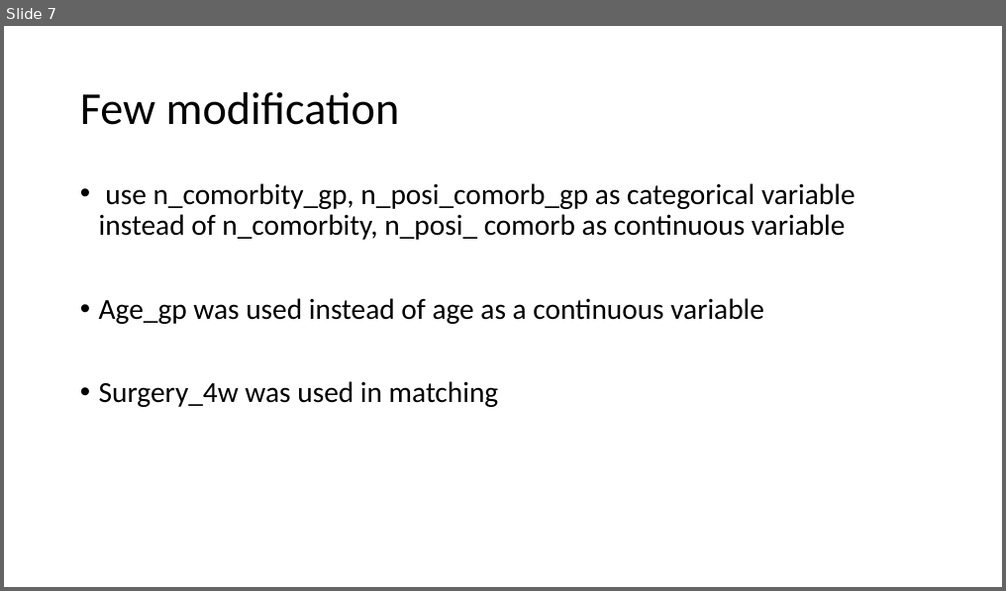
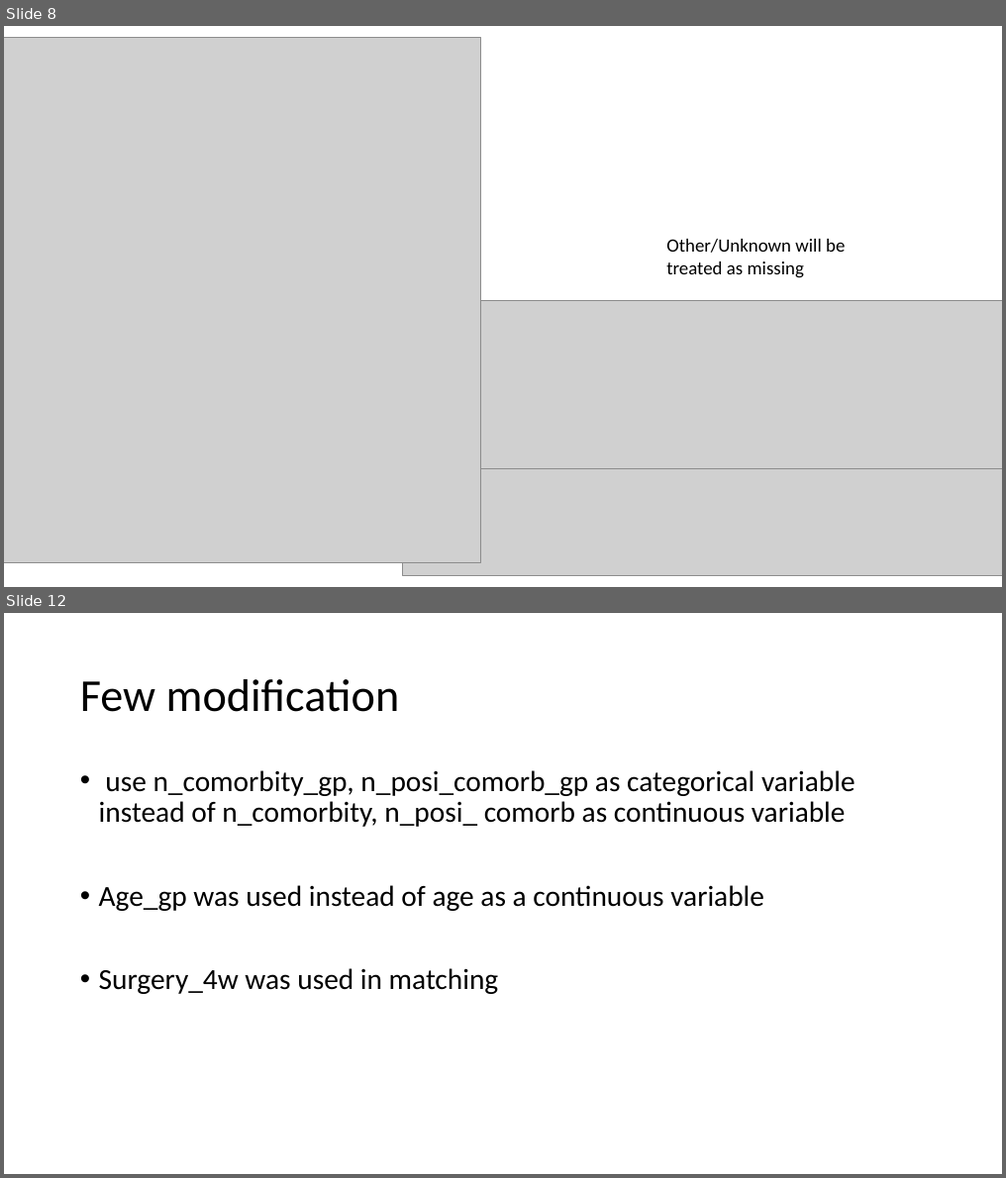
Before and after one commit to FDUguchunhui/cancer, a slide deck: pre/Presentation1.pptx. Shown one above the other, each under a label of ours: slide 7 before the commit, slides 8 and 12 after it; the slides between them are not shown. The pictures are 1006x591 and 1006x1178 pixels, drawn with LibreOffice and Linux fonts; fonts in the diff are those of the drawing; grey boxes stand for pictures. Boxes give left, top, right and bottom in pixels: in the first picture for what was removed or moved away, otherwise in the second. Text is boxed around its words. In the diff, an @@ line names an element or a change of style, - is before the commit and + after.

```diff
--- a/pre/Presentation1.pptx
+++ b/pre/Presentation1.pptx
@@ slide 8 added at box(4, 26, 1002, 587), background #FFFFFF @@
@@ picture added at box(4, 38, 480, 564) @@
@@ text added at box(666, 239, 845, 278), 18 pt, text #000000 @@
+Other/Unknown will be treated as missing
@@ picture added at box(403, 301, 1002, 470) @@
@@ picture added at box(403, 445, 1002, 576) @@
@@ what was slide 7 is now slide 12 @@
```
Also in this commit, not shown: 1 slide changed, 4 other slides added, 5 other files.
